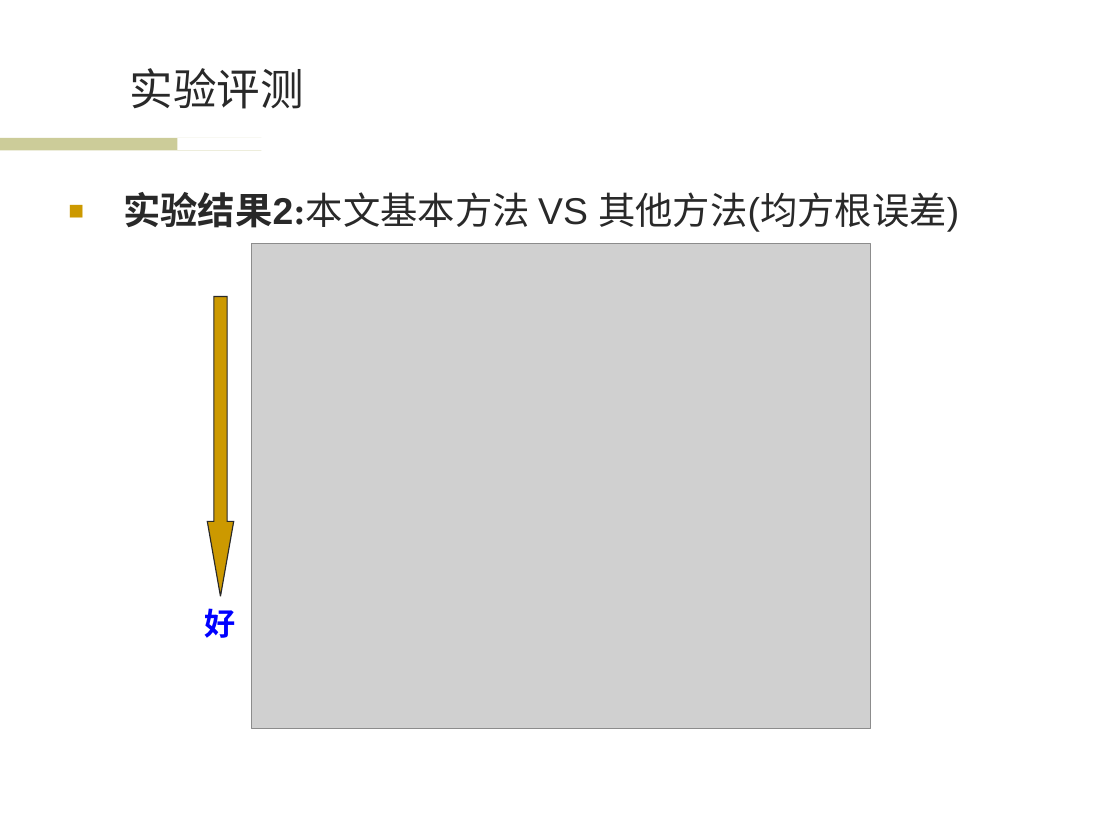
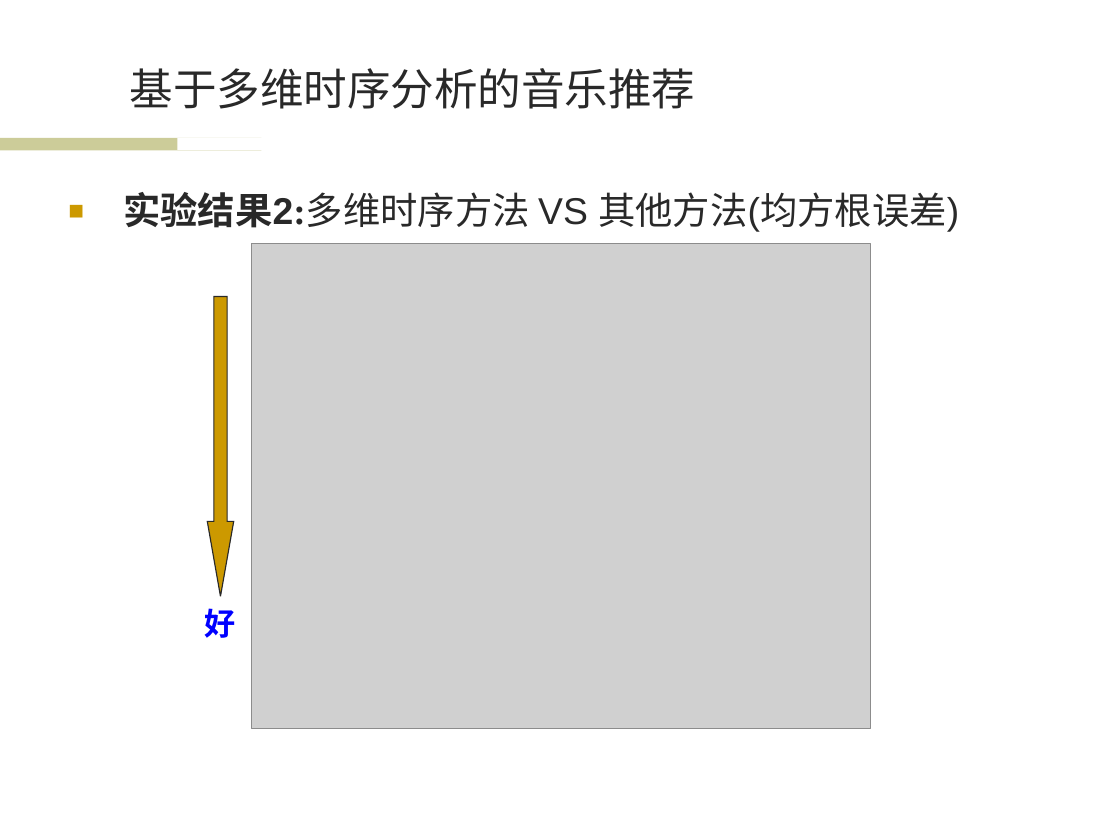
Before and after one commit to wwssttt/NJUThesis, a slide deck: slide 13 of ppt/一种基于时间序列分析的个性化音乐推荐系统及其实现.ppt (slide 15 before the commit). Drawn at 1120x840 pixels with LibreOffice and Linux fonts; fonts in the diff are those of the drawing; grey boxes stand for pictures; background and template pictures are left out. Boxes give left, top, right and bottom in pixels: in the first picture for what was removed or moved away, otherwise in the second. Text is boxed around its words. In the diff, an @@ line names an element or a change of style, - is before the commit and + after.

```diff
--- a/ppt/一种基于时间序列分析的个性化音乐推荐系统及其实现.ppt
+++ b/ppt/一种基于时间序列分析的个性化音乐推荐系统及其实现.ppt
@@ title at [130, 68, 695, 109]: text changed @@
-实验评测
+基于多维时序分析的音乐推荐
@@ text at [123, 192, 959, 232]: text changed @@
-■ 实验结果2:本文基本方法 VS 其他方法(均方根误差)
+■ 实验结果2:多维时序方法 VS 其他方法(均方根误差)
```
Also in this commit, not shown: 11 other slides changed, 1 slide added.
